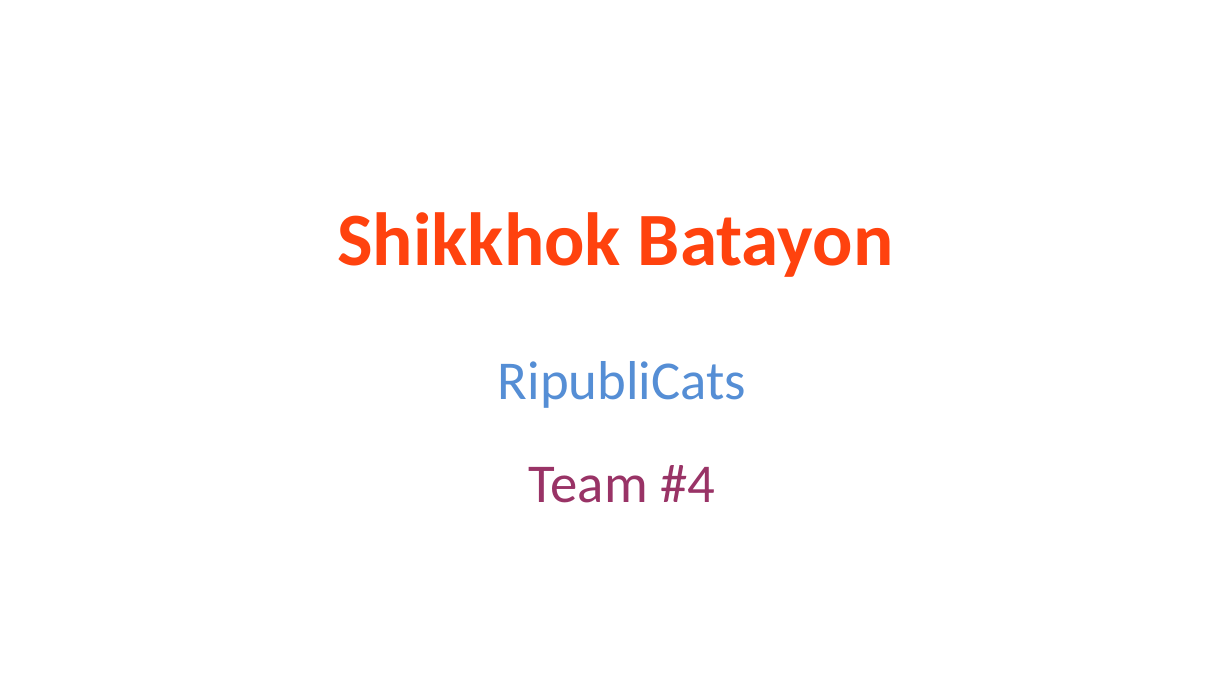
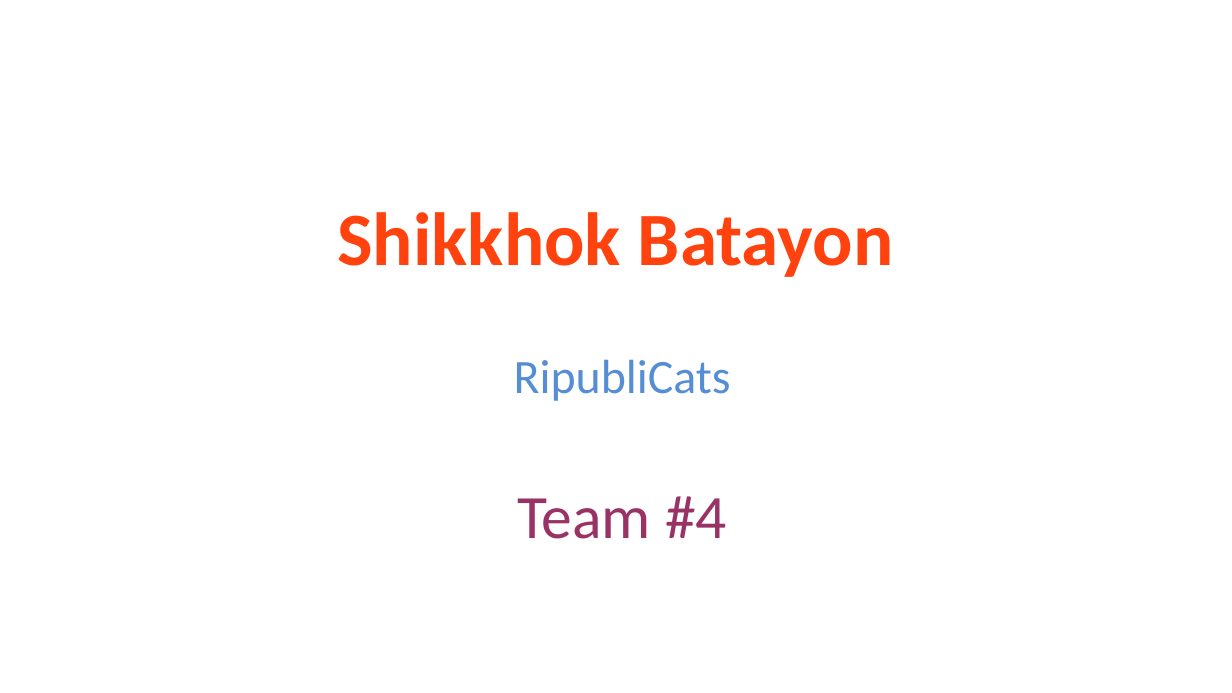
Before and after one commit to ServiceInnovationCamp/Group4, a slide deck: slide 1 of 4-ShikkhokBatayon.pptx. Drawn at 1232x693 pixels with LibreOffice and Linux fonts; fonts in the diff are those of the drawing. Boxes give left, top, right and bottom in pixels: in the first picture for what was removed or moved away, otherwise in the second. Text is boxed around its words. In the diff, an @@ line names an element or a change of style, - is before the commit and + after.

```diff
--- a/4-ShikkhokBatayon.pptx
+++ b/4-ShikkhokBatayon.pptx
@@ text "RipubliCats" at (514,359,731,539): size 32 to 28 pt in "RipubliCats"; size 32 to 36 pt in "Team #4" @@
```
Also in this commit, not shown: 9 other slides changed, 1 slide added, 2 slides removed.
